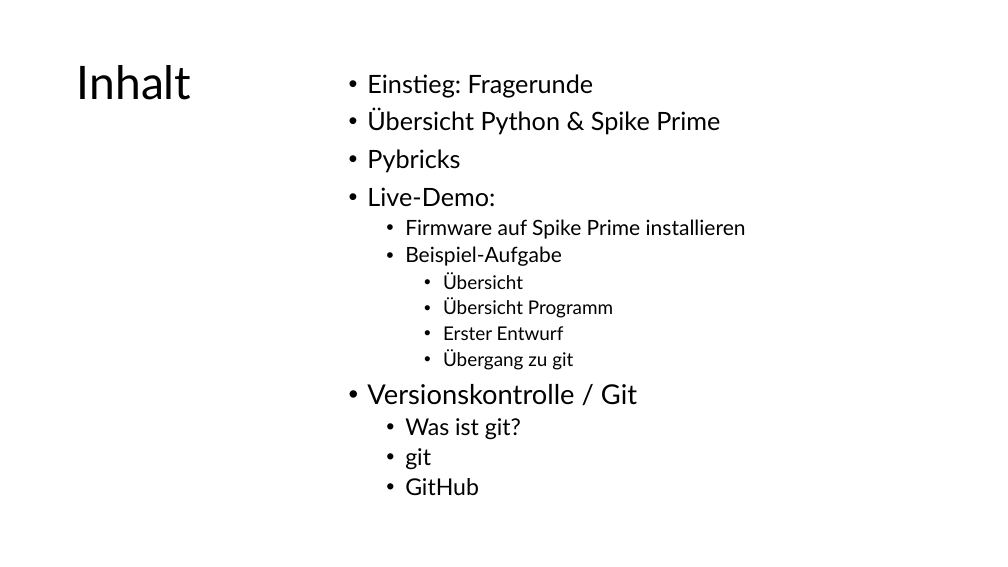
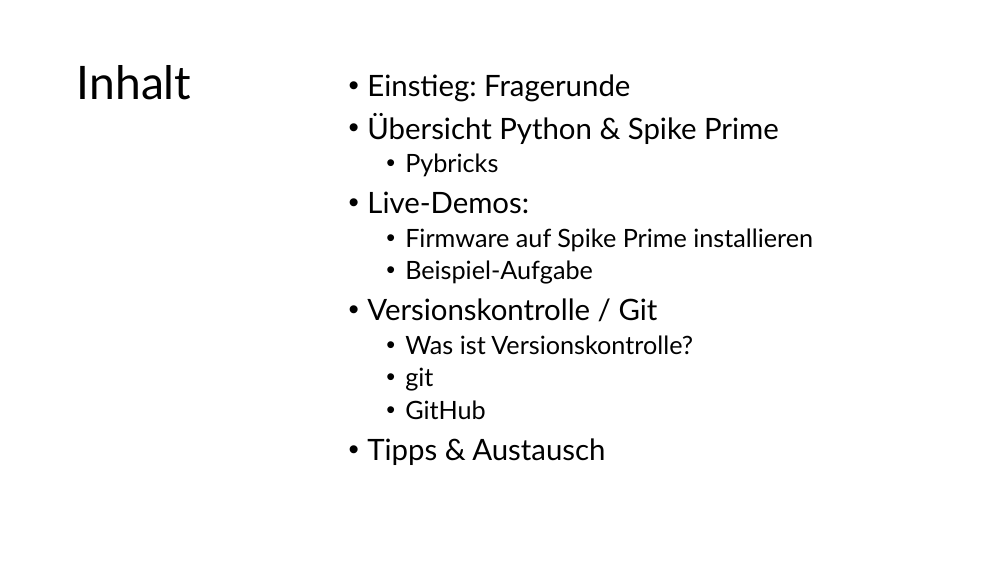
Before and after one commit to Mac-Lego-RMS/HoT_Meetup_2024, a slide deck: slide 2 of HoT-Meetup_2024_Pybricks.pptx. Drawn at 1008x567 pixels with LibreOffice and Linux fonts; fonts in the diff are those of the drawing. Boxes give left, top, right and bottom in pixels: in the first picture for what was removed or moved away, otherwise in the second. Text is boxed around its words. In the diff, an @@ line names an element or a change of style, - is before the commit and + after.

```diff
--- a/HoT-Meetup_2024_Pybricks.pptx
+++ b/HoT-Meetup_2024_Pybricks.pptx
@@ text at (x1=367, y1=74, x2=813, y2=420): size 24 to 28 pt in "Einstieg: Fragerunde", "Übersicht Python & Spike Prime"; size 20 to 24 pt in "Firmware auf Spike Prime installieren", "Beispiel-Aufgabe"; size 26 to 28 pt in "Versionskontrolle / Git"; size 22 to 24 pt in "git", "GitHub"; list level 1 to 2 in "Pybricks" @@
@@ text at (x1=367, y1=191, x2=529, y2=214): text changed; size 24 to 28 pt @@
-• Live-Demo:
+• Live-Demos:
@@ text at (x1=443, y1=272, x2=613, y2=370): paragraphs removed @@
-    • Übersicht
-    • Übersicht Programm
-    • Erster Entwurf
-    • Übergang zu git
@@ text at (x1=405, y1=335, x2=693, y2=355): text changed; size 22 to 24 pt @@
-  • Was ist git?
+  • Was ist Versionskontrolle?
@@ text at (x1=367, y1=438, x2=605, y2=465): paragraph added @@
+• Tipps & Austausch
```
Also in this commit, not shown: 5 other slides changed.
